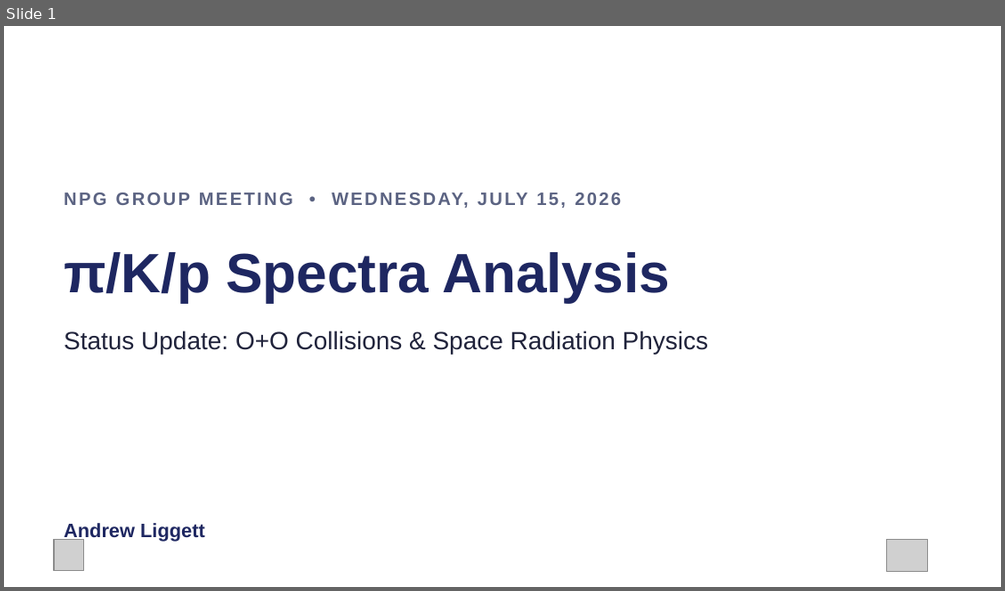
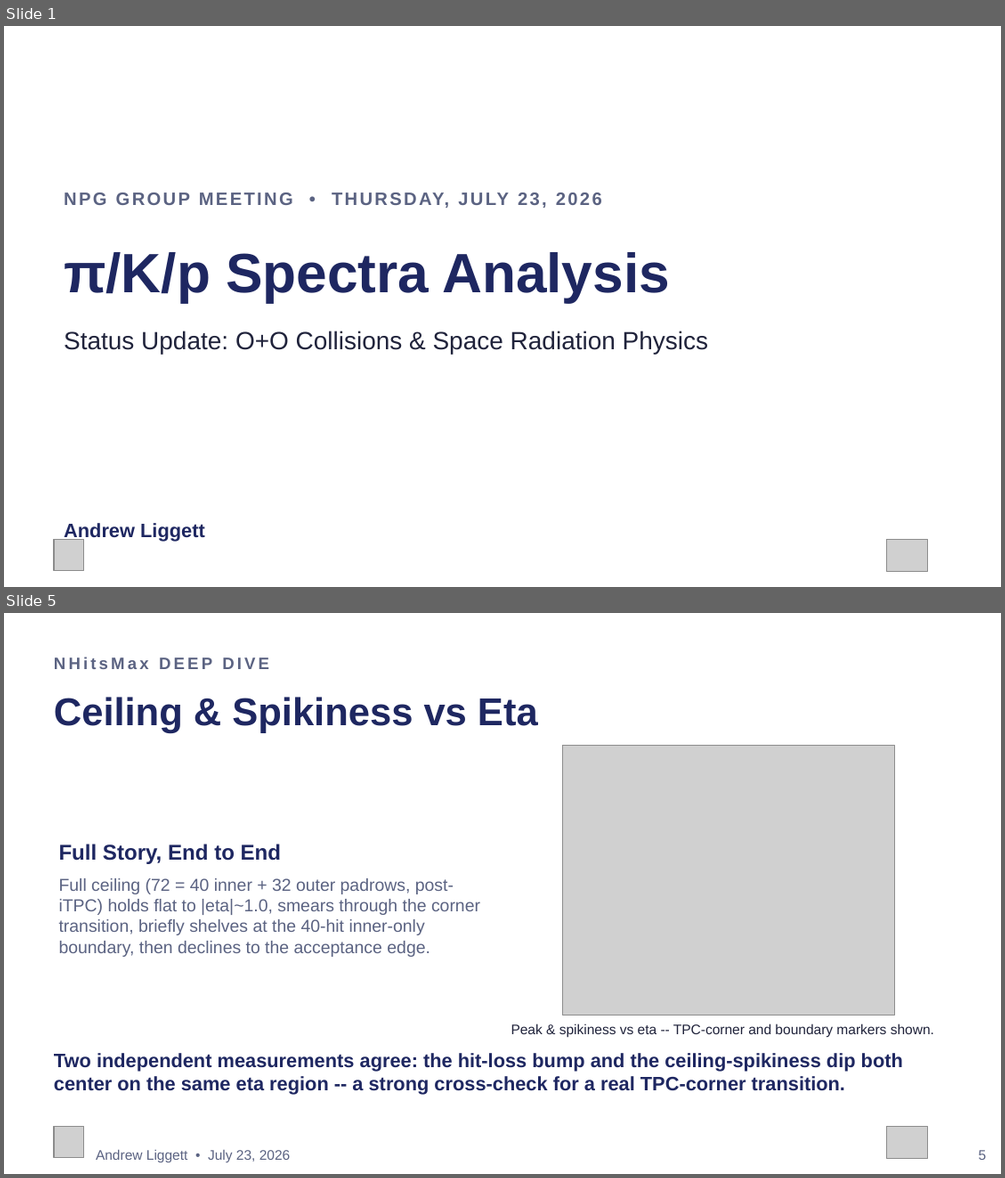
Before and after one commit to liggett2820/lightflavorspectra_OO200, a slide deck: docs/OO200_Spectra_Status_Update.pptx. Shown one above the other, each under a label of ours: slide 1 before the commit, slides 1 and 5 after it; the slides between them are not shown. The pictures are 1005x591 and 1005x1178 pixels, drawn with LibreOffice and Linux fonts; fonts in the diff are those of the drawing; grey boxes stand for pictures. Boxes give left, top, right and bottom in pixels: in the first picture for what was removed or moved away, otherwise in the second. Text is boxed around its words. In the diff, an @@ line names an element or a change of style, - is before the commit and + after.

```diff
--- a/docs/OO200_Spectra_Status_Update.pptx
+++ b/docs/OO200_Spectra_Status_Update.pptx
@@ slide 5 added at (4,613,1001,1174), background #FFFFFF @@
@@ text added at (54,657,269,669), 12 pt, text #5B6382, bold @@
+NHitsMax DEEP DIVE
@@ text added at (54,697,538,733), 28 pt, text #1E2761, bold @@
+Ceiling & Spikiness vs Eta
@@ picture added at (562,745,894,1014) @@
@@ text added at (59,844,281,864), 15.5 pt, text #1E2761, bold @@
+Full Story, End to End
@@ text added at (59,878,480,957), 12.5 pt, text #5B6382 @@
+Full ceiling (72 = 40 inner + 32 outer padrows, post-iTPC) holds flat to |eta|~1.0, smears through the corner transition, briefly shelves at the 40-hit inner-only boundary, then declines to the acceptance edge.
@@ text added at (511,1023,934,1038), 10 pt, text #20233B @@
+Peak & spikiness vs eta -- TPC-corner and boundary markers shown.
@@ text added at (54,1053,903,1094), 14 pt, text #1E2761, bold @@
+Two independent measurements agree: the hit-loss bump and the ceiling-spikiness dip both center on the same eta region -- a strong cross-check for a real TPC-corner transition.
@@ picture added at (54,1127,84,1158) @@
@@ picture added at (886,1127,927,1159) @@
@@ text added at (96,1149,291,1162), 10 pt, text #5B6382 @@
+Andrew Liggett • July 23, 2026
@@ text added at (979,1150,987,1159), 10 pt, text #5B6382 @@
+5
@@ slide 1 changed as well @@
@@ text at (64,181,911,216): text changed @@
-NPG GROUP MEETING • WEDNESDAY, JULY 15, 2026
+NPG GROUP MEETING • THURSDAY, JULY 23, 2026
```
Also in this commit, not shown: 2 other slides changed, 4 other slides added, 3 slides removed, 2 other files.
